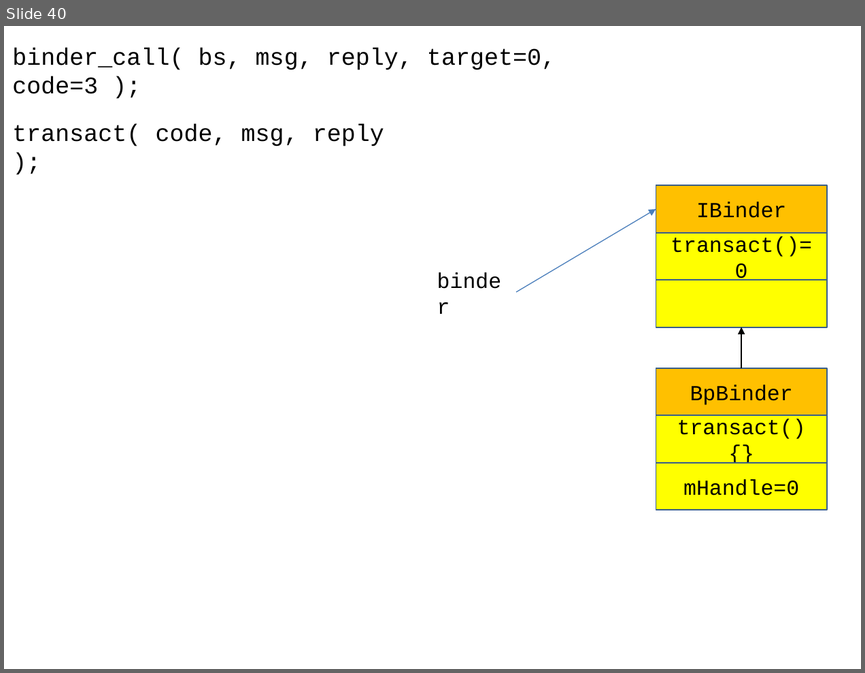
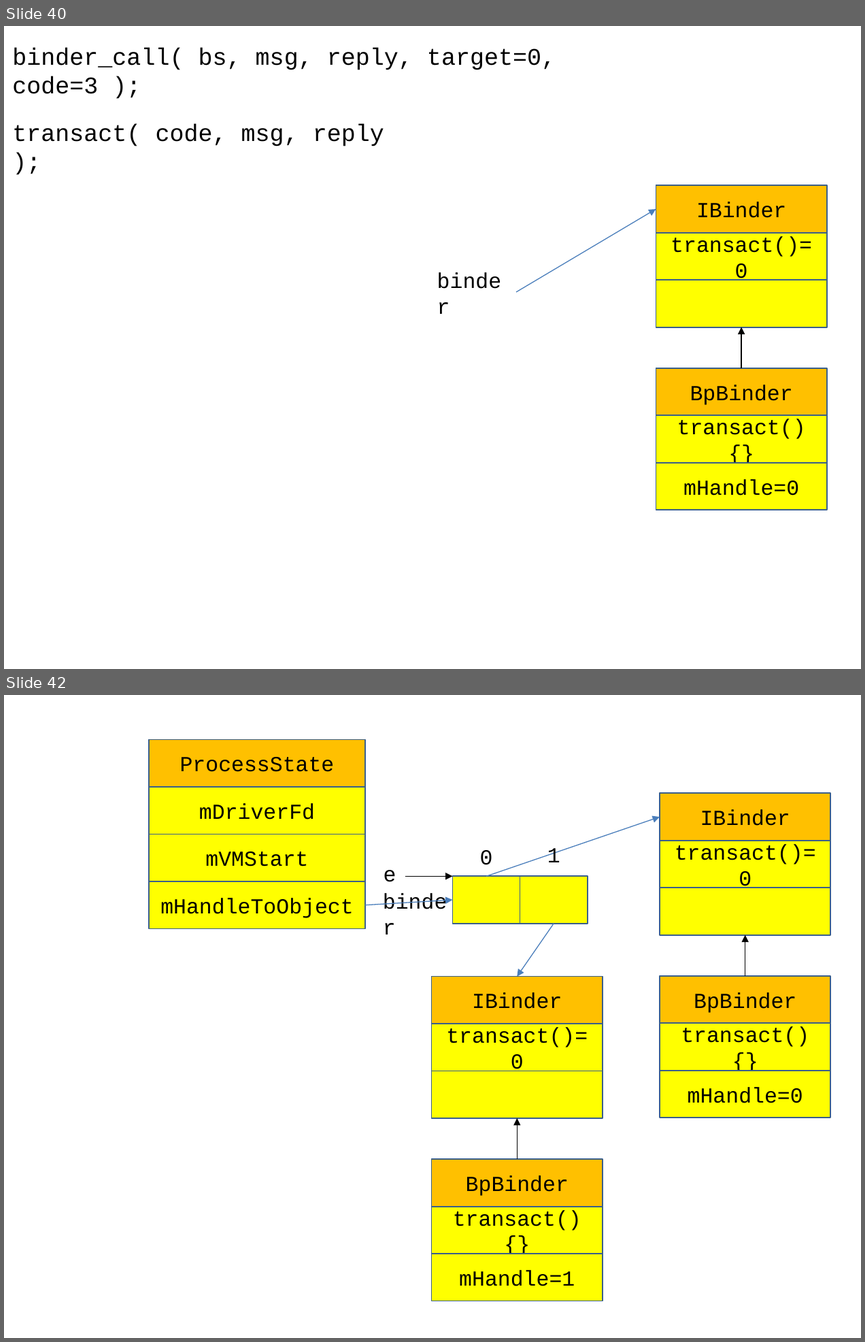
Before and after one commit to ioacademy-jikim/android_framwork, a slide deck: 03_day.pptx. Shown one above the other, each under a label of ours: slide 40 before the commit, slides 40 and 42 after it; the slides between them are not shown. The pictures are 865x673 and 865x1342 pixels, drawn with LibreOffice and Linux fonts; fonts in the diff are those of the drawing. Boxes give left, top, right and bottom in pixels: in the first picture for what was removed or moved away, otherwise in the second. Text is boxed around its words. In the diff, an @@ line names an element or a change of style, - is before the commit and + after.

```diff
--- a/03_day.pptx
+++ b/03_day.pptx
@@ slide 42 added at (4, 695, 861, 1338), background #FFFFFF @@
@@ rectangle added at (149, 740, 364, 787), fill #FFC000, outline #3A5F8C 1 pt, 18 pt, text #000000 @@
+ProcessState
@@ rectangle added at (149, 787, 364, 834), fill #FFFF00, outline #3A5F8C 1 pt, 18 pt, text #000000 @@
+mDriverFd
@@ rectangle added at (660, 794, 830, 841), fill #FFC000, outline #3A5F8C 1 pt, 18 pt, text #000000 @@
+IBinder
@@ arrow added from (486, 876) to (660, 817), #4B7EBC 0.75 pt @@
@@ rectangle added at (149, 834, 364, 881), fill #FFFF00, outline #3A5F8C 1 pt, 18 pt, text #000000 @@
+mVMStart
@@ text added at (480, 850, 493, 865), 18 pt, text #000000 @@
+0
@@ text added at (547, 848, 560, 862), 18 pt, text #000000 @@
+1
@@ rectangle added at (660, 841, 830, 888), fill #FFFF00, outline #3A5F8C 1 pt, 18 pt, text #000000 @@
+transact()=0
@@ text added at (383, 870, 396, 882), 18 pt, text #000000 @@
+e
@@ arrow added from (405, 876) to (452, 876), #000000 0.75 pt @@
@@ rectangle added at (452, 876, 520, 923), fill #FFFF00, outline #3A5F8C 1 pt @@
@@ rectangle added at (520, 876, 587, 923), fill #FFFF00, outline #3A5F8C 1 pt @@
@@ rectangle added at (149, 882, 364, 929), fill #FFFF00, outline #3A5F8C 1 pt, 18 pt, text #000000 @@
+mHandleToObject
@@ text added at (374, 883, 462, 918), 18 pt, text #000000 @@
+binder
@@ rectangle added at (660, 888, 830, 935), fill #FFFF00, outline #3A5F8C 1 pt @@
@@ arrow added from (364, 905) to (452, 900), #4B7EBC 0.75 pt @@
@@ arrow added from (553, 923) to (517, 976), #4B7EBC 0.75 pt @@
@@ arrow added from (745, 976) to (745, 935), #000000 0.75 pt @@
@@ rectangle added at (432, 976, 602, 1023), fill #FFC000, outline #3A5F8C 1 pt, 18 pt, text #000000 @@
+IBinder
@@ rectangle added at (660, 976, 830, 1023), fill #FFC000, outline #3A5F8C 1 pt, 18 pt, text #000000 @@
+BpBinder
@@ rectangle added at (432, 1023, 602, 1070), fill #FFFF00, outline #3A5F8C 1 pt, 18 pt, text #000000 @@
+transact()=0
@@ rectangle added at (660, 1023, 830, 1070), fill #FFFF00, outline #3A5F8C 1 pt, 18 pt, text #000000 @@
+transact(){}
@@ rectangle added at (432, 1071, 602, 1118), fill #FFFF00, outline #3A5F8C 1 pt @@
@@ rectangle added at (660, 1070, 830, 1117), fill #FFFF00, outline #3A5F8C 1 pt, 18 pt, text #000000 @@
+mHandle=0
@@ arrow added from (517, 1159) to (517, 1118), #000000 0.75 pt @@
@@ rectangle added at (432, 1159, 602, 1206), fill #FFC000, outline #3A5F8C 1 pt, 18 pt, text #000000 @@
+BpBinder
@@ rectangle added at (432, 1206, 602, 1254), fill #FFFF00, outline #3A5F8C 1 pt, 18 pt, text #000000 @@
+transact(){}
@@ rectangle added at (432, 1254, 602, 1301), fill #FFFF00, outline #3A5F8C 1 pt, 18 pt, text #000000 @@
+mHandle=1
```
Also in this commit, not shown: 1 slide changed, 1 other slide added, 8 other files.
